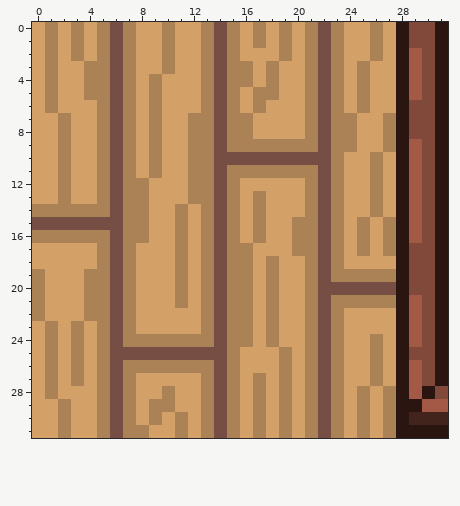
File history of a pixel-art file, Assets/Assety/PodlogaListwaPoPrawej.aseprite. Above: the version before the commit.
32x32 pixels, 1 frame.
The result:
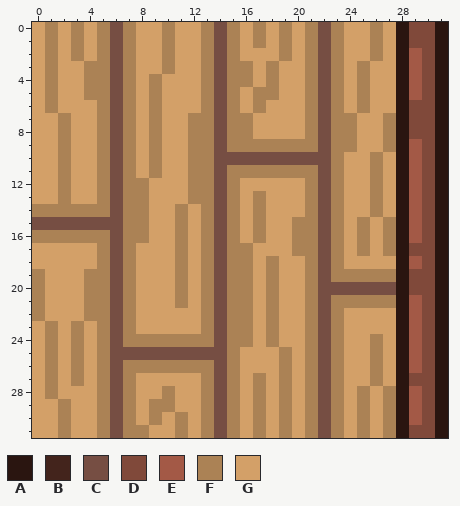
Palette (. is transparent): A #2a1510  B #43241c  C #764e43  D #80493a  E #a35946  F #ab8255  G #d3a068
Edits made:
Changed rows in their new state; - is an unchanged pixel.
first column x 29:
18 E
first column x 29:
25 E--
27 D--
28 -DA
29 EDA
30 EDA
31 DD-
